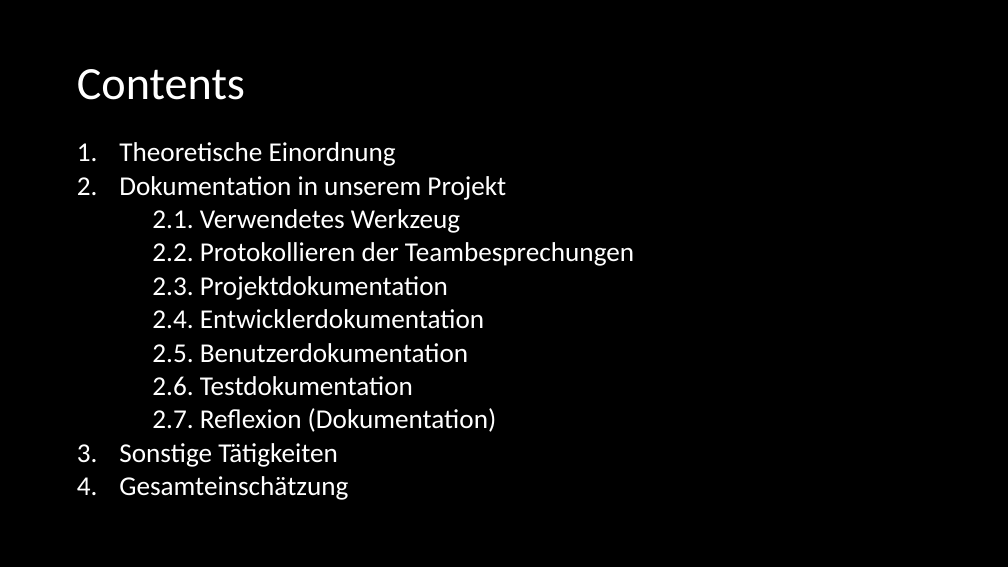
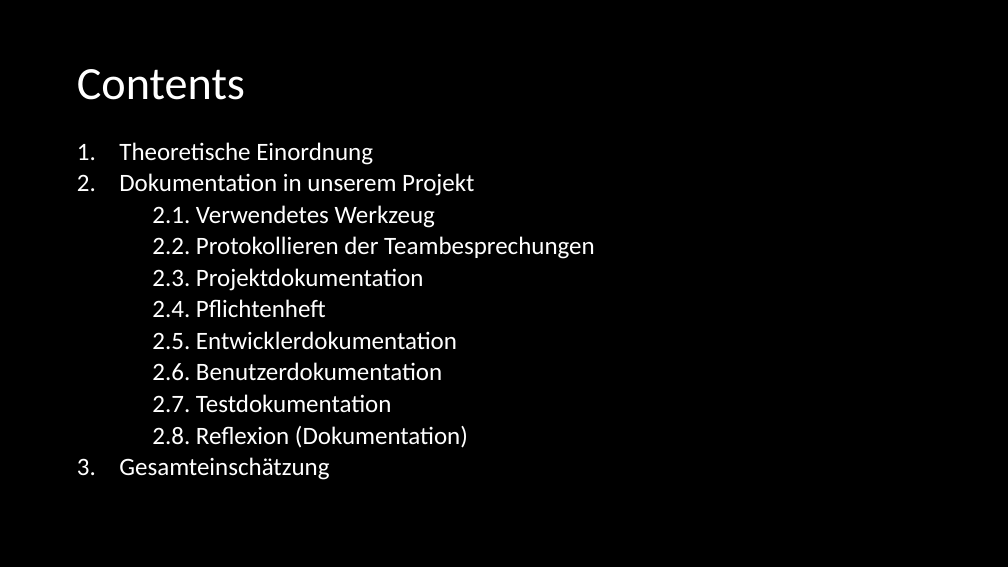
Before and after one commit to SE-Beleggruppe/Beleg_Planung, a slide deck: slide 2 of Präsentation/Felix - Dokumentation/SE_Dokumentation.pptx. Drawn at 1008x567 pixels with LibreOffice and Linux fonts; fonts in the diff are those of the drawing. Boxes give left, top, right and bottom in pixels: in the first picture for what was removed or moved away, otherwise in the second. Text is boxed around its words. In the diff, an @@ line names an element or a change of style, - is before the commit and + after.

Commit message:
Präsentation Dokumentation

```diff
--- a/Präsentation/Felix - Dokumentation/SE_Dokumentation.pptx
+++ b/Präsentation/Felix - Dokumentation/SE_Dokumentation.pptx
@@ text at bbox=[119, 142, 594, 480]: size 25.9 to 23.8 pt in "Theoretische Einordnung", "Dokumentation in unserem Projekt", "2.1. Verwendetes Werkzeug", "2.2. Protokollieren der Teambesprechungen" and 2 more places @@
@@ text at bbox=[152, 299, 468, 448]: text changed; size 25.9 to 23.8 pt @@
-2.4. Entwicklerdokumentation
-2.5. Benutzerdokumentation
-2.6. Testdokumentation
-2.7. Reflexion (Dokumentation)
-3. Sonstige Tätigkeiten
+2.4. Pflichtenheft
+2.5. Entwicklerdokumentation
+2.6. Benutzerdokumentation
+2.7. Testdokumentation
+2.8. Reflexion (Dokumentation)
```
Also in this commit, not shown: 16 other slides changed, 2 slides added, 4 slides removed, 3 other files.
